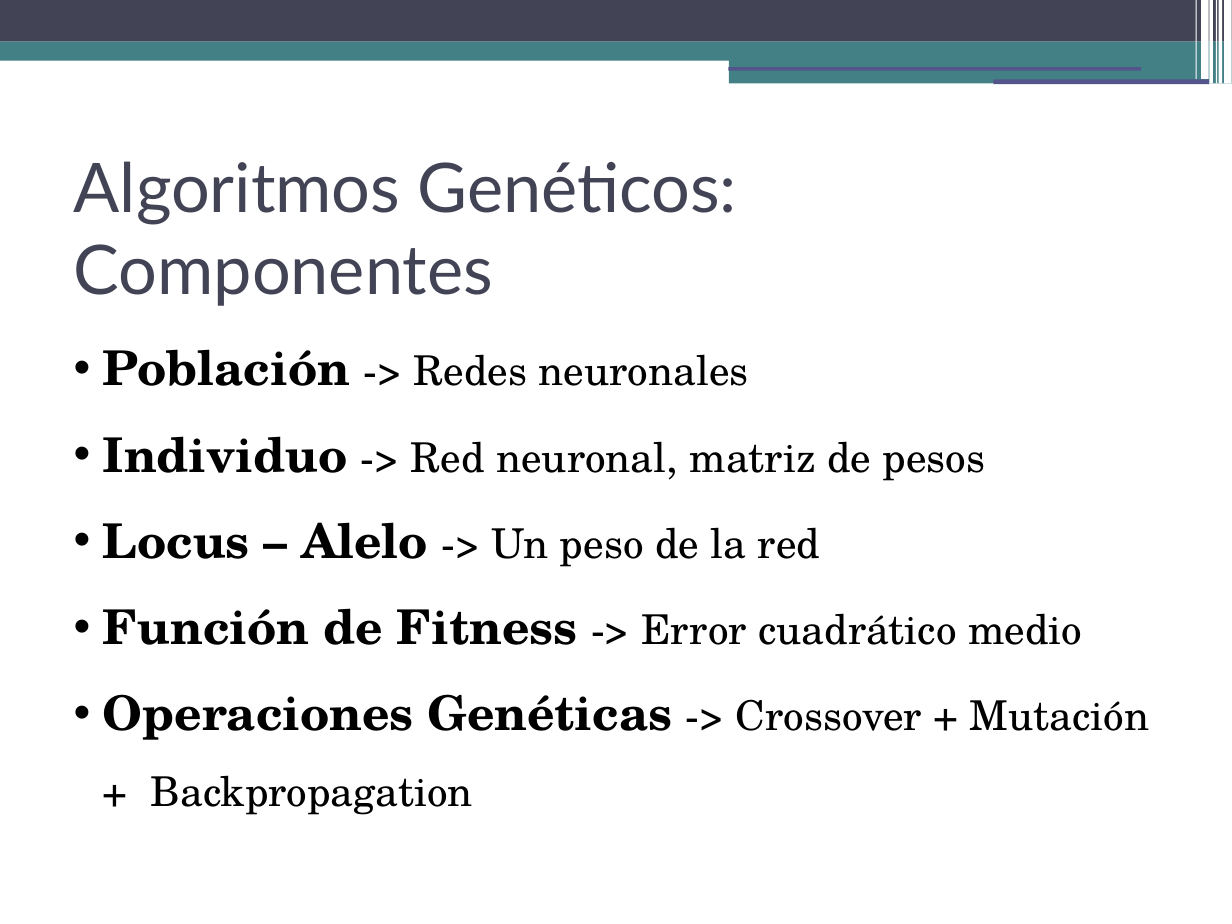
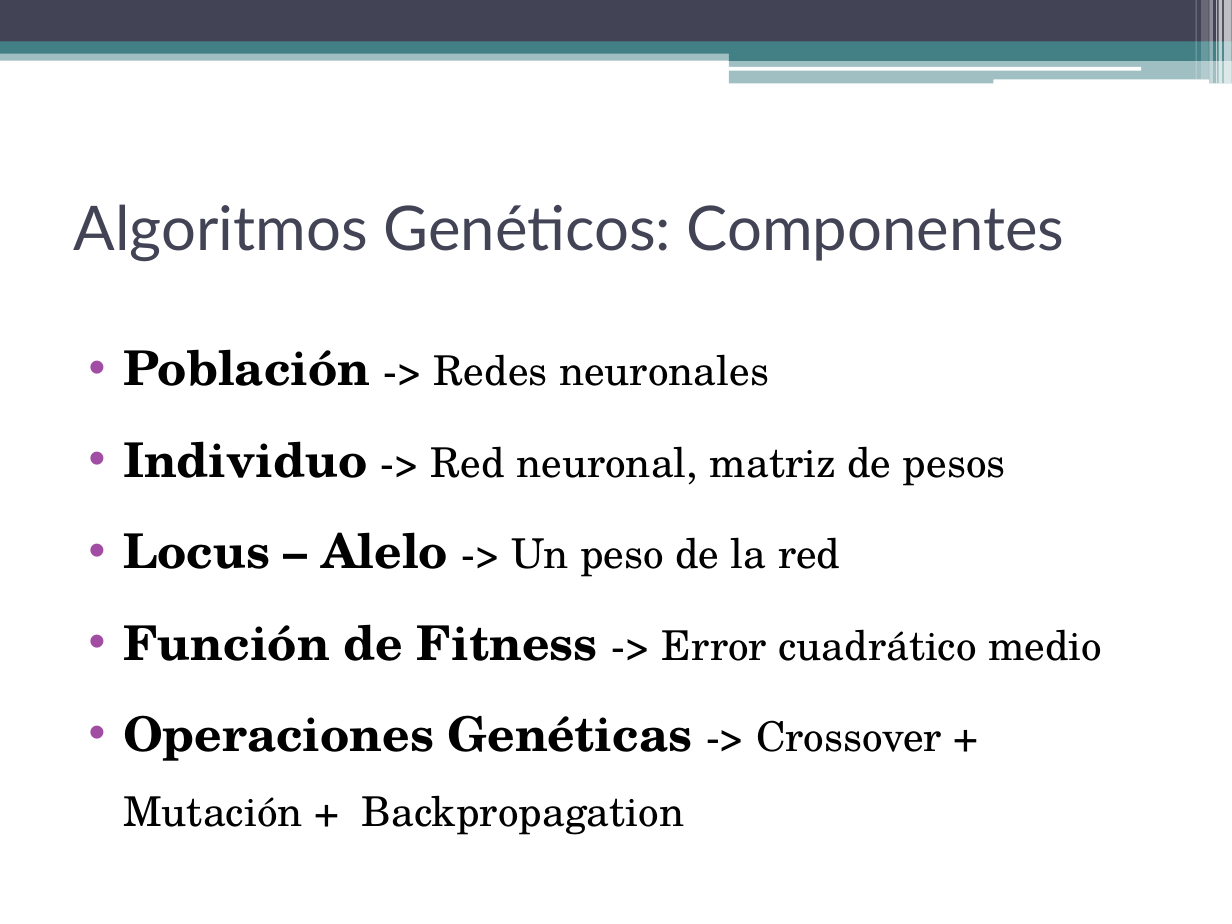
Before and after one commit to dariosus/ITBA_SIA_13_GeneticAlgorithms, a slide deck: slide 3 of presentation/Sistemas de Inteligencia Artificial.pptx. Drawn at 1232x924 pixels with LibreOffice and Linux fonts; fonts in the diff are those of the drawing. Boxes give left, top, right and bottom in pixels: in the first picture for what was removed or moved away, otherwise in the second. Text is boxed around its words. In the diff, an @@ line names an element or a change of style, - is before the commit and + after.

```diff
--- a/presentation/Sistemas de Inteligencia Artificial.pptx
+++ b/presentation/Sistemas de Inteligencia Artificial.pptx
@@ rectangle at box(1195, 0, 1196, 79): fill #FFFFFF to #FFFFFF at 30% opacity @@
@@ rectangle at box(1201, 0, 1209, 79): fill #FFFFFF to #FFFFFF at 20% opacity @@
@@ rectangle at box(1210, 0, 1214, 84): fill #FFFFFF to #FFFFFF at 40% opacity @@
@@ rectangle at box(1216, 0, 1217, 84): fill #FFFFFF to #FFFFFF at 60% opacity @@
@@ rectangle at box(1218, 0, 1222, 84): fill #FFFFFF to #FFFFFF at 65% opacity @@
@@ rectangle at box(1225, 0, 1232, 84): fill #FFFFFF to #FFFFFF at 65% opacity @@
@@ rectangle at box(0, 49, 1232, 60): fill #438086 to #438086 at 50% opacity @@
@@ rectangle at box(729, 48, 1232, 60): mirrored @@
@@ rectangle at box(729, 59, 1232, 84): fill #438086 to #438086 at 50% opacity; mirrored @@
@@ rectangle removed at box(728, 67, 1141, 70) @@
@@ rounded rectangle added at box(728, 67, 1141, 70), fill #FFFFFF @@
@@ rectangle removed at box(993, 79, 1209, 84) @@
@@ rounded rectangle added at box(993, 79, 1209, 84), fill #FFFFFF @@
@@ title "Algoritmos Genéticos: Componentes" at box(74, 204, 1064, 262): size 40 to 36 pt @@
@@ text "Población -> Redes neuronales" at box(123, 349, 1102, 835): indent changed; more space between paragraphs @@
```
Also in this commit, not shown: 15 other slides changed.
